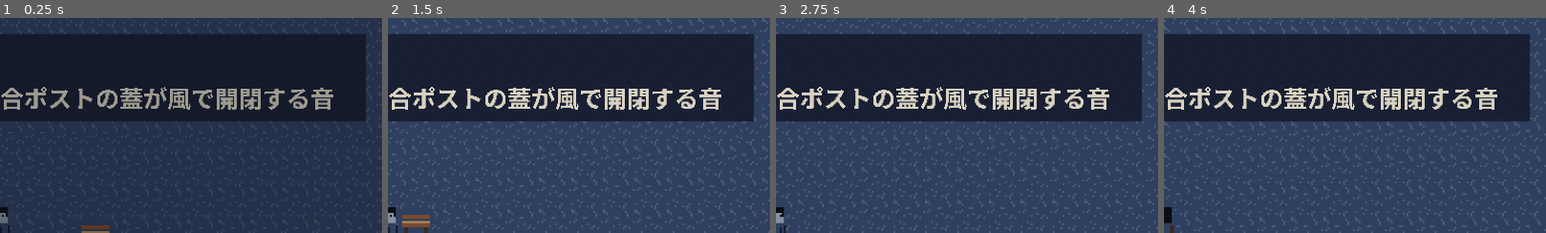
Above: before the commit, frames 1-4 (left to right).
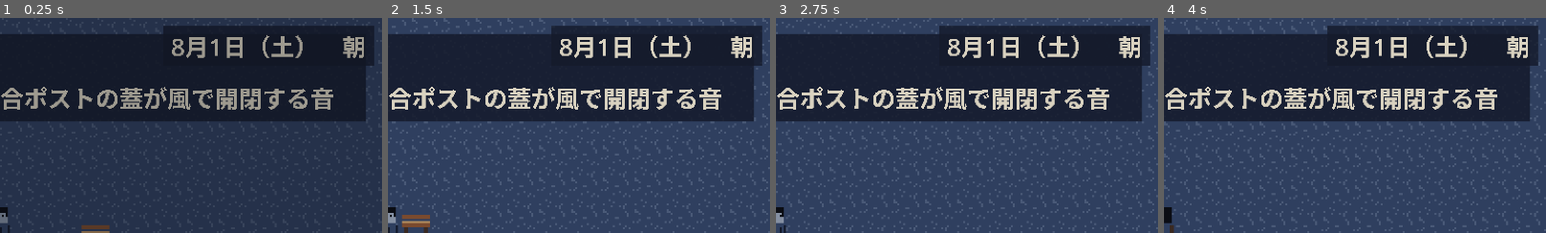
Above: after the commit, the same moments.

Repository: kijima-masaru/Ano-natsu-no-hyaku-ki-yak-
Game: Godot game, scene res://scenes/main.tscn
Two runs of this game, one before a commit and one after it. Both use one fixed random seed, a clock stepped at 60 frames per second and the inputs below.
Inputs:
- Up to frame 1 (0.25 s): no input
- Up to frame 2 (1.5 s): tap Enter (ui_accept) at 0.5, 0.77 s; hold D (move_right) 0.53-1.28 s; hold Z (interact) 0.53-1.28 s; hold S (move_down) from 1.28 s (still down); tap Shift (sneak) at 1.35 s
- Up to frame 3 (2.75 s): tap Enter (ui_accept) at 1.52 s; release S (move_down) at 2.03 s; hold D (move_right) from 2.03 s (still down); hold Z (interact) from 2.03 s (still down)
- Up to frame 4 (4 s): release D (move_right) at 2.78 s; release Z (interact) at 2.78 s; hold W (move_up) 2.78-3.53 s; tap Shift (sneak) at 2.85 s; tap Enter (ui_accept) at 3.02, 3.77 s; hold A (move_left) from 3.53 s (still down); hold Z (interact) from 3.53 s (still down)
The pictures show only the part of the screen within x 50-100%, y 0-50%; the shares and areas given below are measured in that part.

The runs differ from the first frame. In frame 1, 4.2% of the frame differs, in the area x 42-98%, y 3-23%; in frame 2, 4.2%; in frame 3, 4.2%; in frame 4, 4.2%.

Commit message:
feat(calendar): 日付 HUD を追加し、Main で遮断・圧縮・日送りの通知を表示
- 右上に「8月1日（土）　朝」を整数座標で表示。日付・時間帯の変化で更新
- Main: passage_closed_today と day_advanced をメッセージ表示、days_compressed をログ出力（文言はタスク4で messages.json へ）

Co-Authored-By: Claude Fable 5.1 <noreply@anthropic.com>
Claude-Session: https://claude.ai/code/session_012m8V77zujmRXRRP5JutGJS

Diff:
--- /dev/null
+++ b/scenes/ui/date_hud.tscn
@@ -0,0 +1,22 @@
+[gd_scene load_steps=2 format=3]
+
+[ext_resource type="Script" path="res://scripts/ui/date_hud.gd" id="1_date_hud"]
+
+[node name="DateHud" type="Control"]
+layout_mode = 3
+anchors_preset = 15
+anchor_right = 1.0
+anchor_bottom = 1.0
+mouse_filter = 2
+script = ExtResource("1_date_hud")
+
+[node name="Panel" type="ColorRect" parent="."]
+layout_mode = 0
+offset_right = 100.0
+offset_bottom = 16.0
+mouse_filter = 2
+
+[node name="Label" type="Label" parent="Panel"]
+layout_mode = 0
+offset_right = 100.0
+offset_bottom = 16.0
--- a/scripts/main.gd
+++ b/scripts/main.gd
@@ -3,6 +3,7 @@
 ## メッセージウィンドウを UI 層に載せ、フィールドの調べ物と施錠通知を表示する。
 
 const MESSAGE_WINDOW_SCENE: PackedScene = preload("res://scenes/ui/message_window.tscn")
+const DATE_HUD_SCENE: PackedScene = preload("res://scenes/ui/date_hud.tscn")
 
 @onready var world: Node2D = $World
 @onready var ui: CanvasLayer = $UI
@@ -14,8 +15,12 @@
 	_message_window = MESSAGE_WINDOW_SCENE.instantiate() as Control
 	ui.add_child(_message_window)
 	_message_window.closed.connect(_on_message_closed)
+	ui.add_child(DATE_HUD_SCENE.instantiate())
 	SceneRouter.register_world(world)
 	SceneRouter.passage_blocked.connect(_on_passage_blocked)
+	SceneRouter.passage_closed_today.connect(_on_passage_closed_today)
+	Calendar.days_compressed.connect(_on_days_compressed)
+	Calendar.day_advanced.connect(_on_day_advanced)
 	SceneRouter.field_entered.connect(_on_field_entered)
 	SceneRouter.start()
 
@@ -39,6 +44,25 @@
 	_show_message("", text)
 
 
+## TODO(step-3 task-4): 以下の文言は messages.json へ移す
+func _on_passage_closed_today(exit: ExitData) -> void:
+	var target: FieldData = FieldRegistry.get_field(exit.to_id)
+	var label: String = target.name if target != null else exit.to_id
+	_show_message("", "今日は %s へ行く用事がない。" % label)
+
+
+func _on_days_compressed(from_day: int, to_day: int, text_id: String) -> void:
+	print("Main: day %d〜%d を圧縮（%s）" % [from_day, to_day - 1, text_id])
+
+
+func _on_day_advanced(day: int, previous: int) -> void:
+	print("Main: %s になった（day %d → %d）" % [Calendar.format_date(day), previous, day])
+	if SceneRouter.current_field_id != GameState.HOME_FIELD_ID:
+		return
+	# 自宅で目覚める：位置を再配置して暗転演出は省略（演出はタスク3のイベントで）
+	_show_message("", "%s、%s。" % [Calendar.format_date(day), Calendar.time_label()])
+
+
 func _show_message(title: String, text: String) -> void:
 	if SceneRouter.player != null:
 		SceneRouter.player.input_enabled = false
--- /dev/null
+++ b/scripts/ui/date_hud.gd
@@ -0,0 +1,40 @@
+extends Control
+## 画面右上の日付 HUD。「8月1日（土）　朝」を 384×216 で邪魔にならない大きさで表示する。
+## 文言は Calendar の短い表記を使う（正式な文言は messages.json へ移す予定）。
+
+const FONT_SIZE: int = 12
+const MARGIN: Vector2i = Vector2i(4, 4)
+const PADDING: Vector2i = Vector2i(4, 1)
+
+@onready var _panel: ColorRect = $Panel
+@onready var _label: Label = $Panel/Label
+
+
+func _ready() -> void:
+	_panel.color = Palette.with_alpha(Palette.UI_PANEL, 0.8)
+	_label.add_theme_font_size_override("font_size", FONT_SIZE)
+	_label.add_theme_color_override("font_color", Palette.get_color(Palette.UI_TEXT))
+	Calendar.day_advanced.connect(_on_day_advanced)
+	Calendar.time_of_day_changed.connect(_on_time_changed)
+	refresh()
+
+
+func refresh() -> void:
+	_label.text = "%s　%s" % [Calendar.format_date(), Calendar.time_label()]
+	# 右上に整数座標で配置する
+	var text_size: Vector2 = _label.get_theme_font("font").get_string_size(
+		_label.text, HORIZONTAL_ALIGNMENT_LEFT, -1, FONT_SIZE)
+	var w: int = ceili(text_size.x) + PADDING.x * 2
+	var h: int = ceili(text_size.y) + PADDING.y * 2
+	_panel.size = Vector2(w, h)
+	_panel.position = Vector2(GameConstants.VIEWPORT_WIDTH - MARGIN.x - w, MARGIN.y)
+	_label.position = Vector2(PADDING)
+	_label.size = Vector2(w - PADDING.x * 2, h - PADDING.y * 2)
+
+
+func _on_day_advanced(_day: int, _previous: int) -> void:
+	refresh()
+
+
+func _on_time_changed(_tod: String, _previous: String) -> void:
+	refresh()
